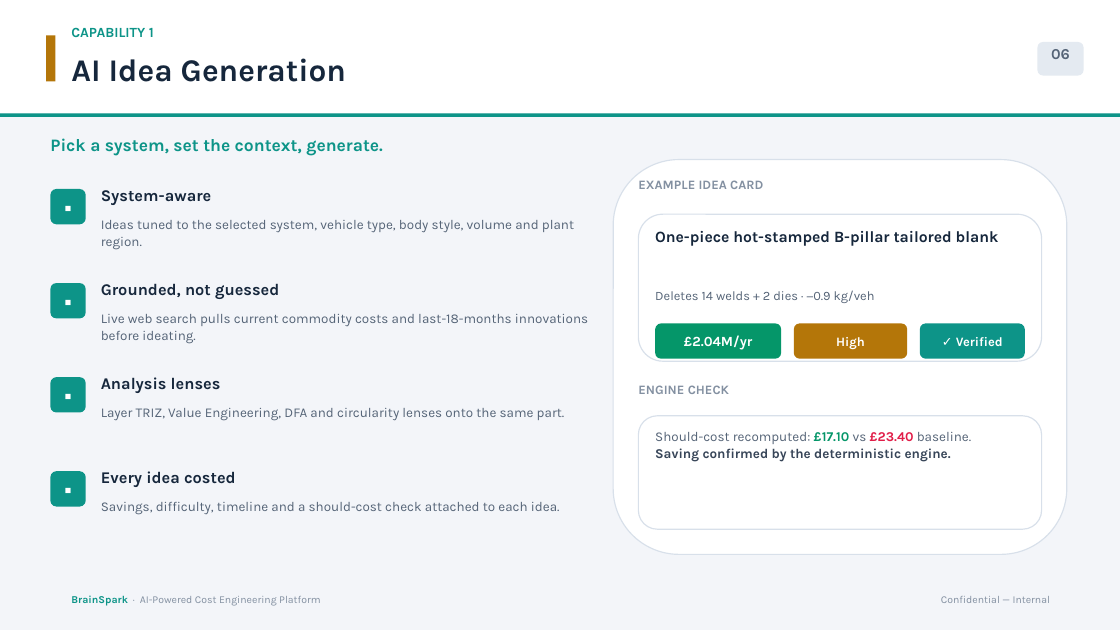
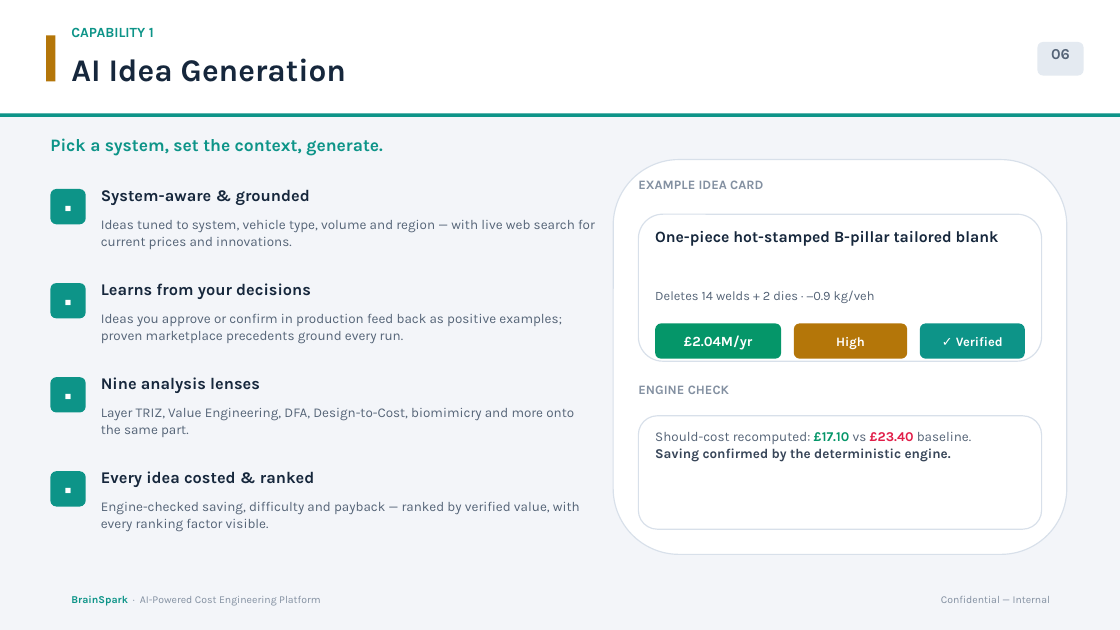
Before and after one commit to bhosaleavinash546/leamington-marathi, a slide deck: slide 6 of BrainSpark_Director_Presentation.pptx. Drawn at 1120x630 pixels with LibreOffice and Linux fonts; fonts in the diff are those of the drawing. Boxes give left, top, right and bottom in pixels: in the first picture for what was removed or moved away, otherwise in the second. Text is boxed around its words. In the diff, an @@ line names an element or a change of style, - is before the commit and + after.

```diff
--- a/BrainSpark_Director_Presentation.pptx
+++ b/BrainSpark_Director_Presentation.pptx
@@ text at (101,189,310,205): text changed @@
-System-aware
+System-aware & grounded
@@ text at (101,220,595,249): text changed @@
-Ideas tuned to the selected system, vehicle type, body style, volume and plant region.
+Ideas tuned to system, vehicle type, volume and region — with live web search for current prices and innovations.
@@ text at (101,283,311,299): text changed @@
-Grounded, not guessed
+Learns from your decisions
@@ text at (101,314,562,344): text changed @@
-Live web search pulls current commodity costs and last-18-months innovations before ideating.
+Ideas you approve or confirm in production feed back as positive examples; proven marketplace precedents ground every run.
@@ text at (101,377,260,393): text changed @@
-Analysis lenses
+Nine analysis lenses
@@ text at (101,408,574,437): text changed @@
-Layer TRIZ, Value Engineering, DFA and circularity lenses onto the same part.
+Layer TRIZ, Value Engineering, DFA, Design-to-Cost, biomimicry and more onto the same part.
@@ text at (101,471,315,487): text changed @@
-Every idea costed
+Every idea costed & ranked
@@ text at (101,502,580,532): text changed @@
-Savings, difficulty, timeline and a should-cost check attached to each idea.
+Engine-checked saving, difficulty and payback — ranked by verified value, with every ranking factor visible.
```
Also in this commit, not shown: 10 other slides changed, 2 slides added.
